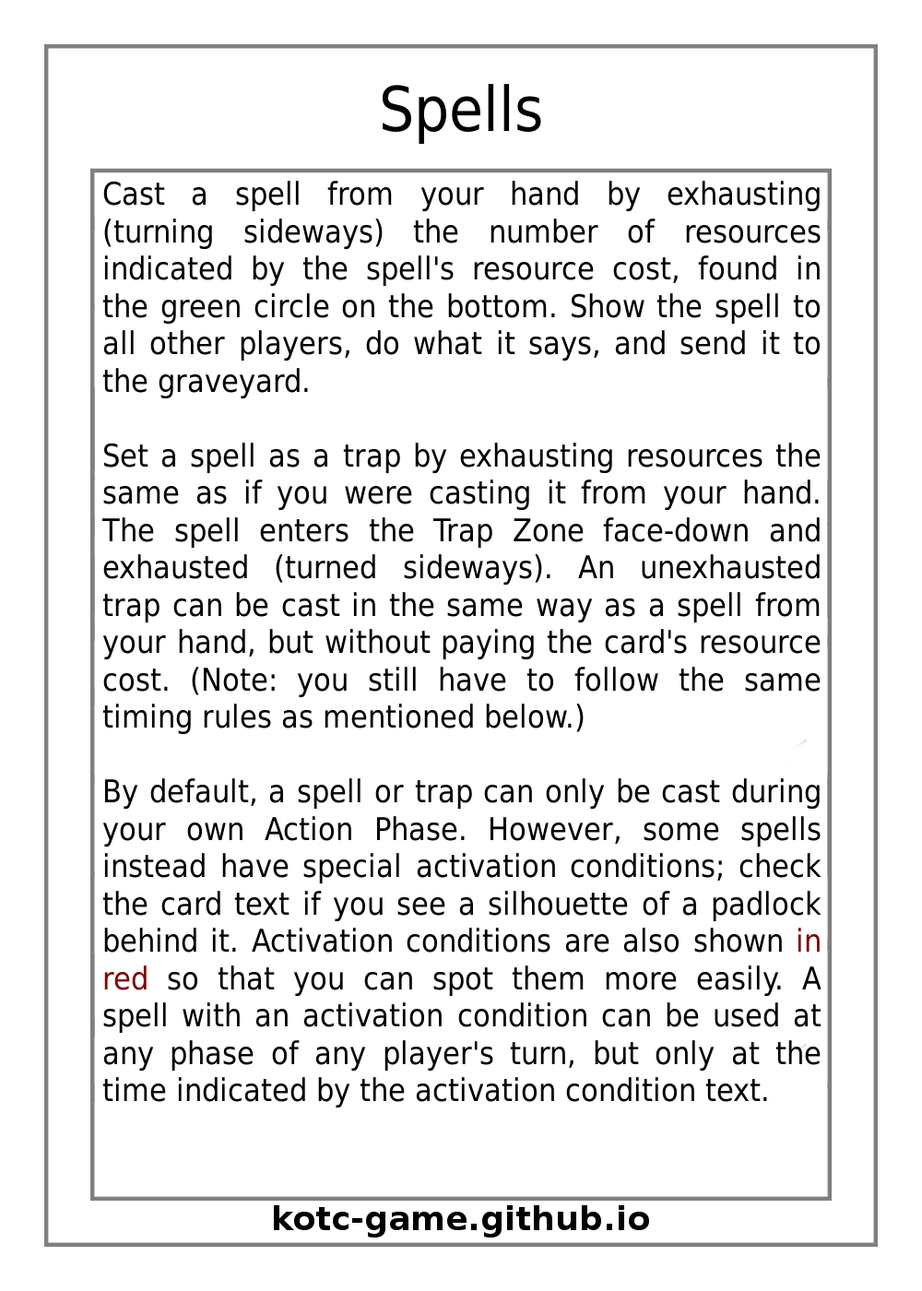
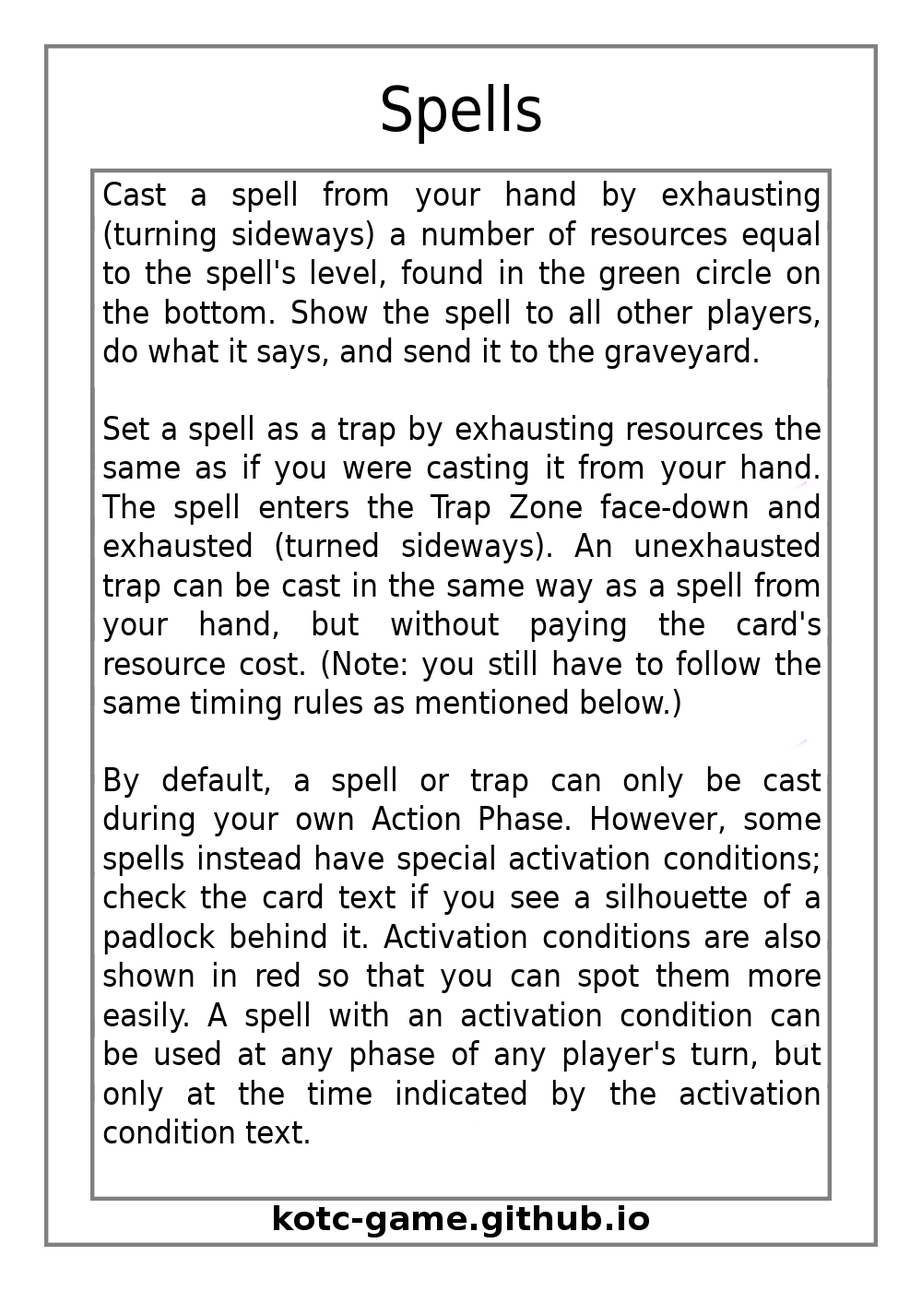
Comparing the layer stacks of the two 922×1291 images. Changes:
painted on "Effect Text" over [101, 180, 822, 1144]
